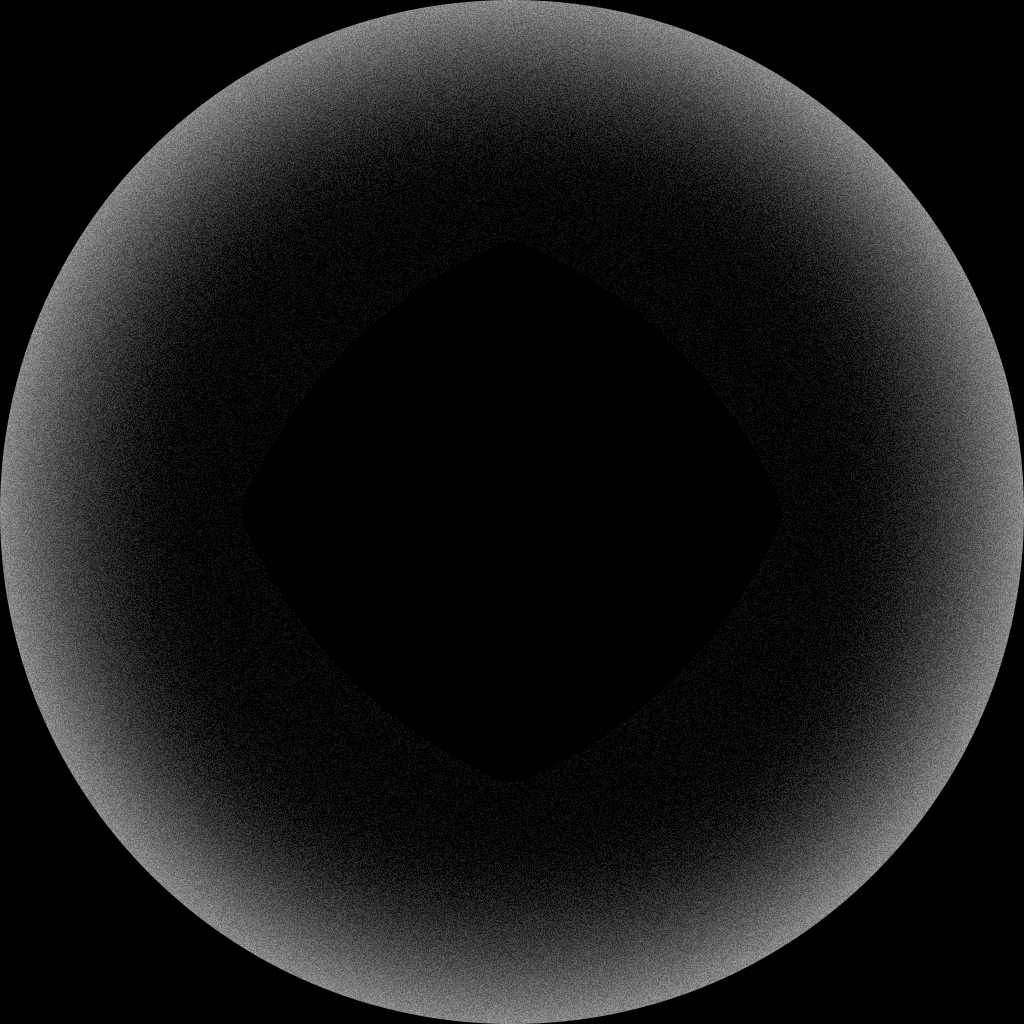
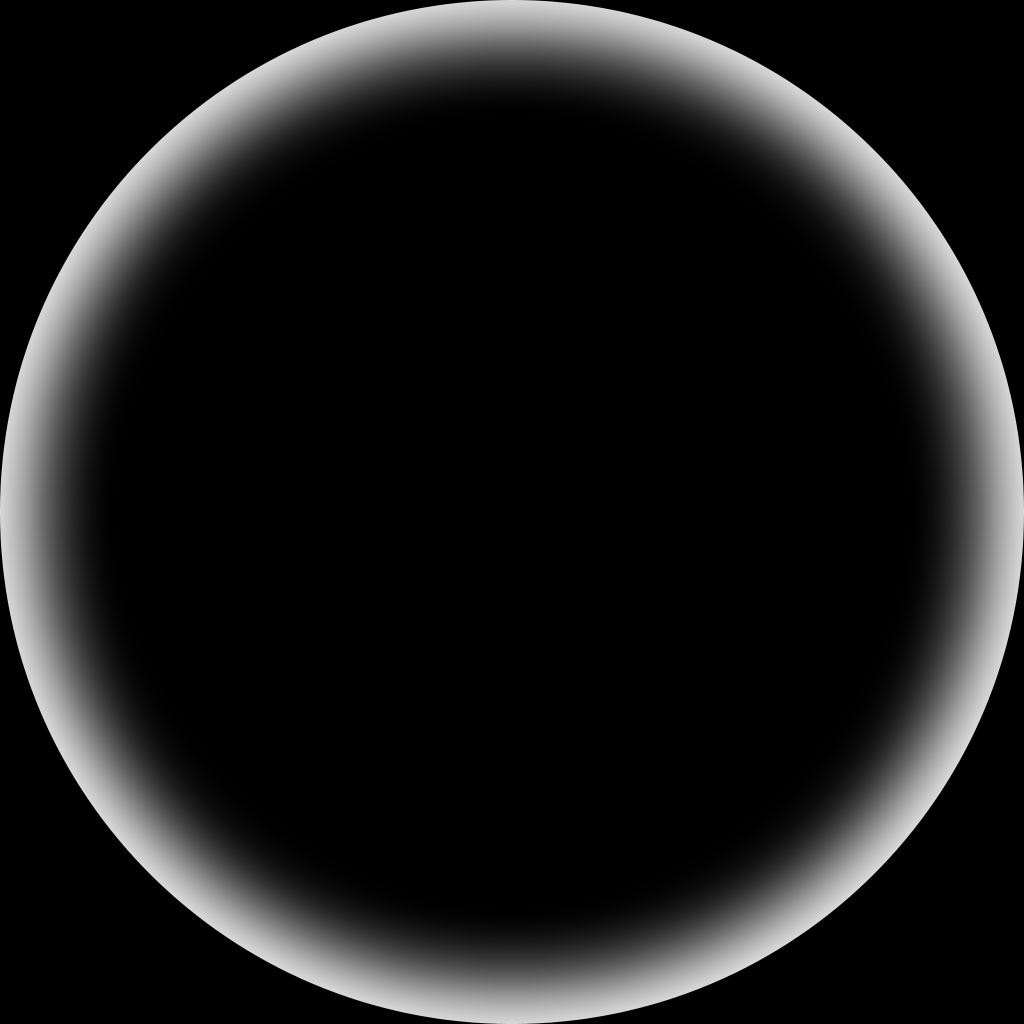
The second 1024px x 1024px image is a revision of the first. Changes to its layers:
pixels changed over bbox(0, 0, 1024, 1024) (layer not identified)
